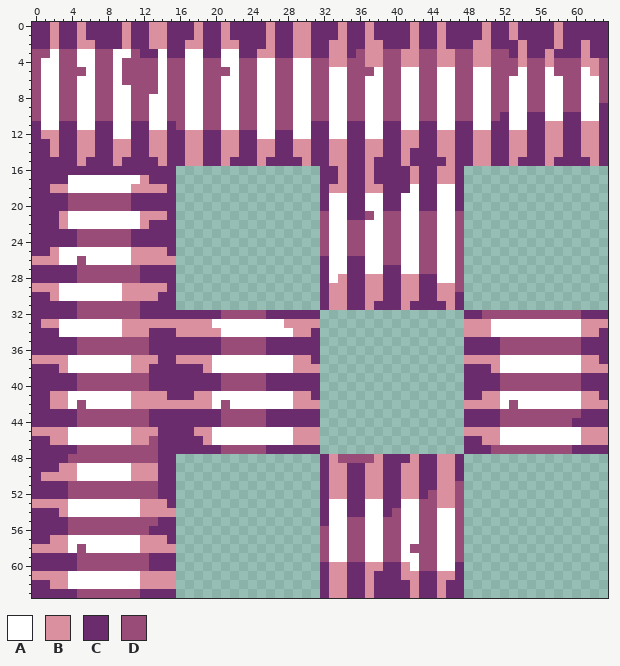
One commit to this pixel-art file: assets/tiles/hell_tileset_bone.aseprite. Above: the version before the commit.
64x64 pixels, 1 frame.
Palette (. is transparent): A #ffffff  B #da909f  C #6a2c6d  D #9a4c79
The result:
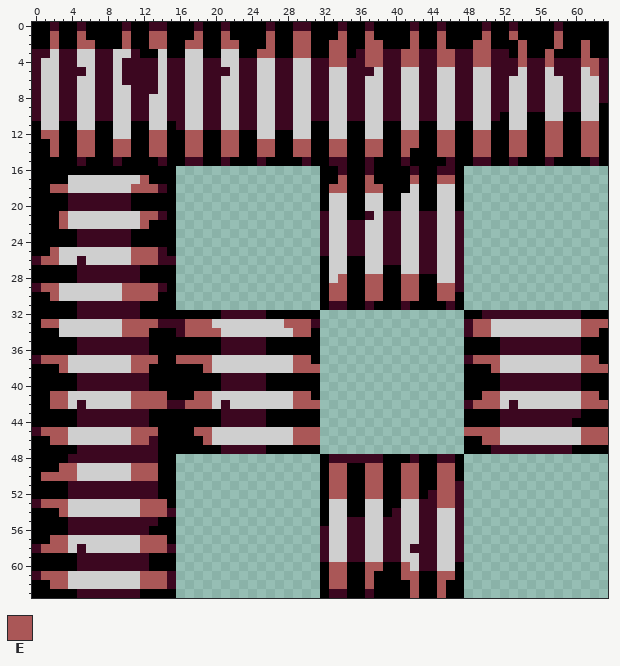
Colours new in this view: E #aa5757
Difference:
colour A: #ffffff -> #cfcfcf
colour C: #6a2c6d -> #000000
colour D: #9a4c79 -> #3c0720
y 0: x 2 B -> D; x 5 B -> D; x 10 B -> D; x 13..14 BB -> DD; x 18 B -> D; x 21 B -> D; x 26 B -> D; x 29..30 BB -> DD; x 34 B -> D; x 37 B -> D; x 42 B -> D; x 45 B -> D; x 50 B -> D; x 53 B -> D; x 58 B -> D
y 1: x 2 B -> E; x 5 B -> E; x 10 B -> E; x 13..14 BB -> EE; x 18 B -> E; x 21 B -> E; x 26 B -> E; x 29..30 BB -> EE; x 34 B -> E; x 37 B -> E; x 42 B -> E; x 45 B -> E; x 50 B -> E; x 53 B -> E; x 58 B -> E
y 2: x 2 B -> E; x 5..6 BB -> EE; x 10 B -> E; x 13..14 BB -> EE; x 17..18 BB -> EE; x 21..22 BB -> EE; x 26 B -> E; x 29..30 BB -> EE; x 33..34 BB -> EE; x 37..38 BB -> EE; x 42 B -> E; x 45 B -> E; x 49..50 BB -> EE; x 54 B -> E; x 58 B -> E; x 61 B -> E
y 3: x 25..26 BB -> EE; x 29..30 BB -> EE; x 33..34 BB -> EE; x 37..38 BB -> EE; x 41..42 BB -> EE; x 45..46 BB -> EE; x 49..50 BB -> EE; x 54 B -> E; x 57 B -> E; x 61 B -> E
y 4: x 33..34 BB -> EE; x 37..38 BB -> EE; x 41..42 BB -> EE; x 45..46 BB -> EE; x 49..50 BB -> EE; x 54 B -> E; x 57 B -> E; x 61..62 BB -> EE
y 5: x 62 B -> E
y 11: x 57..58 BB -> EE; x 61..62 BB -> EE
y 12: x 1..2 BB -> EE; x 5..6 BB -> EE; x 13..14 BB -> EE; x 17..18 BB -> EE; x 21..22 BB -> EE; x 41..42 BB -> EE; x 45..46 BB -> EE; x 49..50 BB -> EE; x 53..54 BB -> EE; x 57..58 BB -> EE; x 61..62 BB -> EE
y 13: x 2 B -> E; x 5..6 BB -> EE; x 9..10 BB -> EE; x 13..14 BB -> EE; x 17..18 BB -> EE; x 21..22 BB -> EE; x 25..26 BB -> EE; x 29..30 BB -> EE; x 33..34 BB -> EE; x 37..38 BB -> EE; x 41..42 BB -> EE; x 45..46 BB -> EE; x 49..50 BB -> EE; x 53..54 BB -> EE; x 57..58 BB -> EE; x 61..62 BB -> EE
y 14: x 2 B -> E; x 5..6 BB -> EE; x 9..10 BB -> EE; x 13..14 BB -> EE; x 17..18 BB -> EE; x 21..22 BB -> EE; x 25..26 BB -> EE; x 29..30 BB -> EE; x 33..34 BB -> EE; x 37..38 BB -> EE; x 41 B -> E; x 45..46 BB -> EE; x 49..50 BB -> EE; x 53..54 BB -> EE; x 57..58 BB -> EE; x 61..62 BB -> EE
y 15: x 5 B -> D; x 9 B -> D; x 14 B -> D; x 17..18 BB -> DD; x 21 B -> D; x 25 B -> D; x 30 B -> D; x 33..34 BB -> DD; x 37 B -> D; x 41 B -> D; x 46 B -> D; x 49..50 BB -> DD; x 53 B -> D; x 57 B -> D; x 62 B -> D
y 16: x 34 B -> D; x 37 B -> D; x 42 B -> D; x 45..46 BB -> DD
y 17: x 12 B -> E; x 34 B -> E; x 37 B -> E; x 42 B -> E; x 45..46 BB -> EE
y 18: x 2..3 BB -> EE; x 11..14 BBBB -> EEED; x 33..34 BB -> EE; x 37..38 BB -> EE
y 21: x 3 B -> E; x 12..14 BBB -> EED
y 22: x 3 B -> E; x 12 B -> E
y 25: x 2 B -> E; x 11..14 BBBB -> EEED
y 26: x 0..2 BBB -> DEE; x 11..15 BBBBB -> EEEDD
y 28: x 34 B -> E; x 37..38 BB -> EE; x 41..42 BB -> EE
y 29: x 0..2 BBB -> DEE; x 10..14 BBBBB -> EEEED; x 33..34 BB -> EE; x 37..38 BB -> EE; x 41..42 BB -> EE; x 45..46 BB -> EE
y 30: x 2 B -> E; x 10..13 BBBB -> EEEE; x 33..34 BB -> EE; x 37..38 BB -> EE; x 41..42 BB -> EE; x 45..46 BB -> EE
y 31: x 33..34 BB -> DD; x 37 B -> D; x 41 B -> D; x 46 B -> D
y 33: x 1..2 BB -> EE; x 10..19 BBBBBBBBBB -> EEEEDDDEEE; x 28..31 BBBB -> EEED; x 48..50 BBB -> DEE; x 61..63 BBB -> EEE
y 34: x 10..12 BBB -> EEE; x 16..20 BBBBB -> DEEEE; x 29..30 BB -> EE; x 48..50 BBB -> DEE; x 61..62 BB -> EE
y 37: x 0..3 BBBB -> DEEE; x 11..13 BBB -> EEE; x 16..19 BBBB -> EEEE; x 29..30 BB -> EE; x 48..51 BBBB -> DEEE; x 61..62 BB -> EE
y 38: x 3 B -> E; x 11..12 BB -> EE; x 19 B -> E; x 29..31 BBB -> EEE; x 51 B -> E; x 61..63 BBB -> EEE
y 41: x 2..3 BB -> EE; x 11..14 BBBB -> EEEE; x 18..19 BB -> EE; x 29..30 BB -> EE; x 50..51 BB -> EE; x 61..62 BB -> EE
y 42: x 2..3 BB -> EE; x 11..19 BBBBBBBBB -> EEEEDDEEE; x 29..31 BBB -> EEE; x 48..51 BBBB -> DEEE; x 61..63 BBB -> EEE
y 45: x 0..3 BBBB -> DEEE; x 11..13 BBB -> EEE; x 18..19 BB -> EE; x 29..31 BBB -> EEE; x 48..51 BBBB -> EEEE; x 61..63 BBB -> EEE
y 46: x 2..3 BB -> EE; x 11..12 BB -> EE; x 19 B -> E; x 29..31 BBB -> EEE; x 50..51 BB -> EE; x 61..63 BBB -> EEE
y 48: x 33 B -> D; x 38 B -> D; x 42 B -> D; x 45..46 BB -> DD
y 49: x 3..4 BB -> EE; x 11..13 BBB -> EEE; x 33..34 BB -> EE; x 37..38 BB -> EE; x 41..42 BB -> EE; x 45..46 BB -> EE
y 50: x 1..4 BBBB -> EEEE; x 11..13 BBB -> EEE; x 33..34 BB -> EE; x 37..38 BB -> EE; x 41..42 BB -> EE; x 45..46 BB -> EE
y 51..52: x 33..34 BB -> EE; x 37..38 BB -> EE; x 41..42 BB -> EE; x 45..46 BB -> EE
y 53: x 0..3 BBBB -> DEEE; x 12..14 BBB -> EEE; x 45..46 BB -> EE
y 54: x 3 B -> E; x 12..15 BBBB -> EEED
y 57: x 2..3 BB -> EE; x 12..14 BBB -> EEE
y 58: x 0..3 BBBB -> DEEE; x 12..15 BBBB -> EEED
y 60: x 33..34 BB -> EE; x 37..38 BB -> EE; x 41 B -> E
y 61: x 0..3 BBBB -> DEEE; x 12..15 BBBB -> EEED; x 33..34 BB -> EE; x 37 B -> E; x 41..42 BB -> EE; x 45..46 BB -> EE
y 62: x 2..3 BB -> EE; x 12..15 BBBB -> EEED; x 33..34 BB -> EE; x 37 B -> E; x 42 B -> E; x 45 B -> E
y 63: x 33..34 BB -> DD; x 37 B -> D; x 42 B -> E; x 45 B -> E
Pixel boxes of the changes (left, top, right, bottom) in both pictures:
changed: (32, 22, 608, 598)
